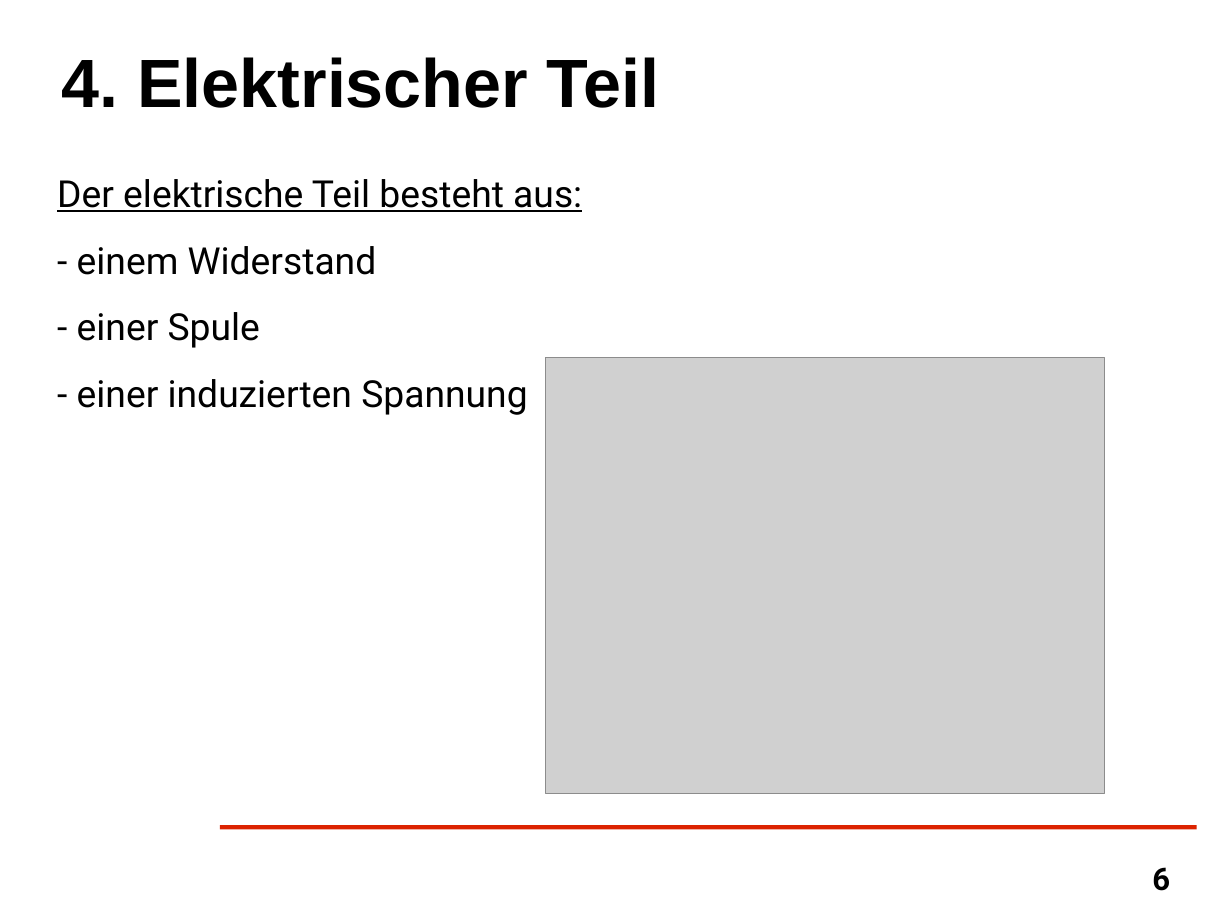
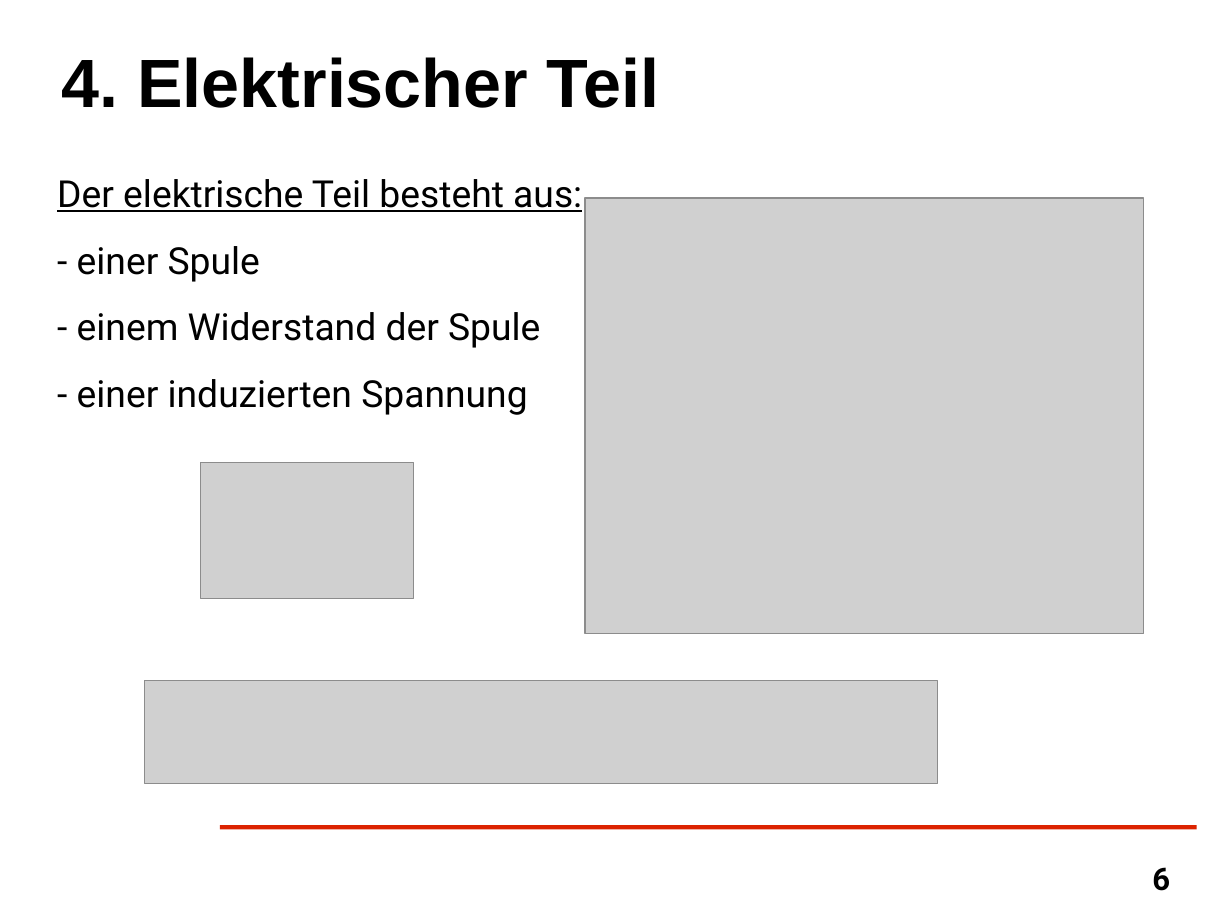
Before and after one commit to kizzm/syt_ss13, a slide deck: slide 6 of Vortrag.odp. Drawn at 1232x924 pixels with LibreOffice and Linux fonts; fonts in the diff are those of the drawing; grey boxes stand for pictures; background and template pictures are left out. Boxes give left, top, right and bottom in pixels: in the first picture for what was removed or moved away, otherwise in the second. Text is boxed around its words. In the diff, an @@ line names an element or a change of style, - is before the commit and + after.

```diff
--- a/Vortrag.odp
+++ b/Vortrag.odp
@@ picture: place and size @@
-picture at (546, 358, 1105, 794)
+picture at (585, 198, 1144, 634)
@@ text at (77, 246, 377, 275): paragraph removed @@
-- einem Widerstand
@@ text at (77, 312, 540, 348): paragraph added @@
+- einem Widerstand der Spule
@@ picture added at (200, 463, 414, 599) @@
@@ picture added at (144, 681, 937, 784) @@
```
Also in this commit, not shown: 6 other slides changed, 2 slides added, 3 slides removed, 10 other files.
